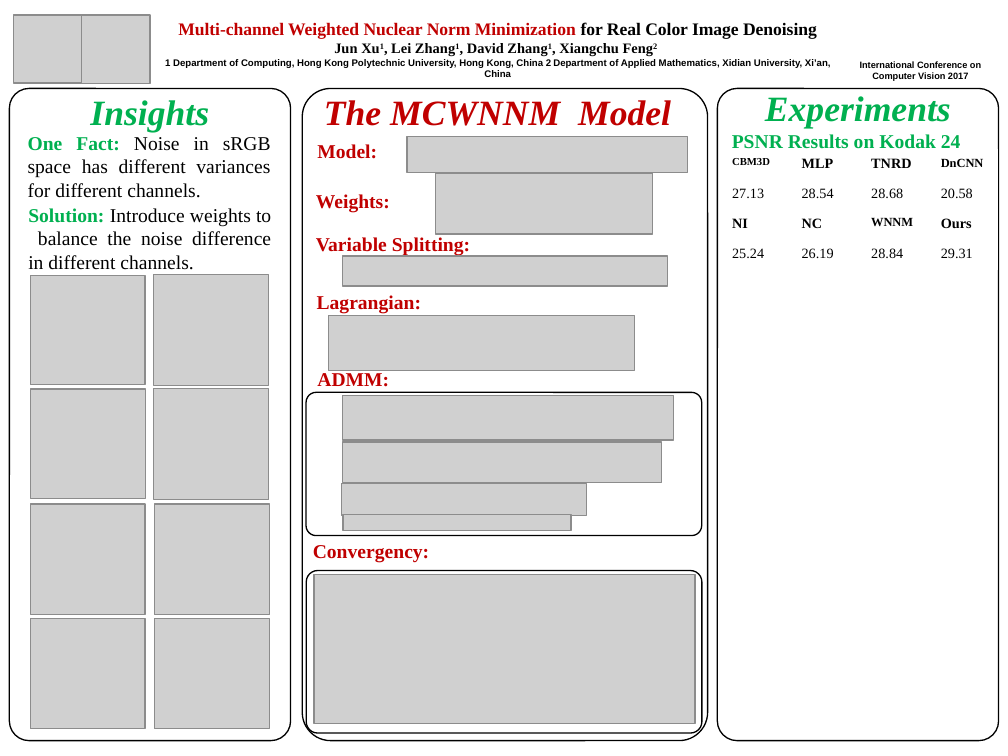
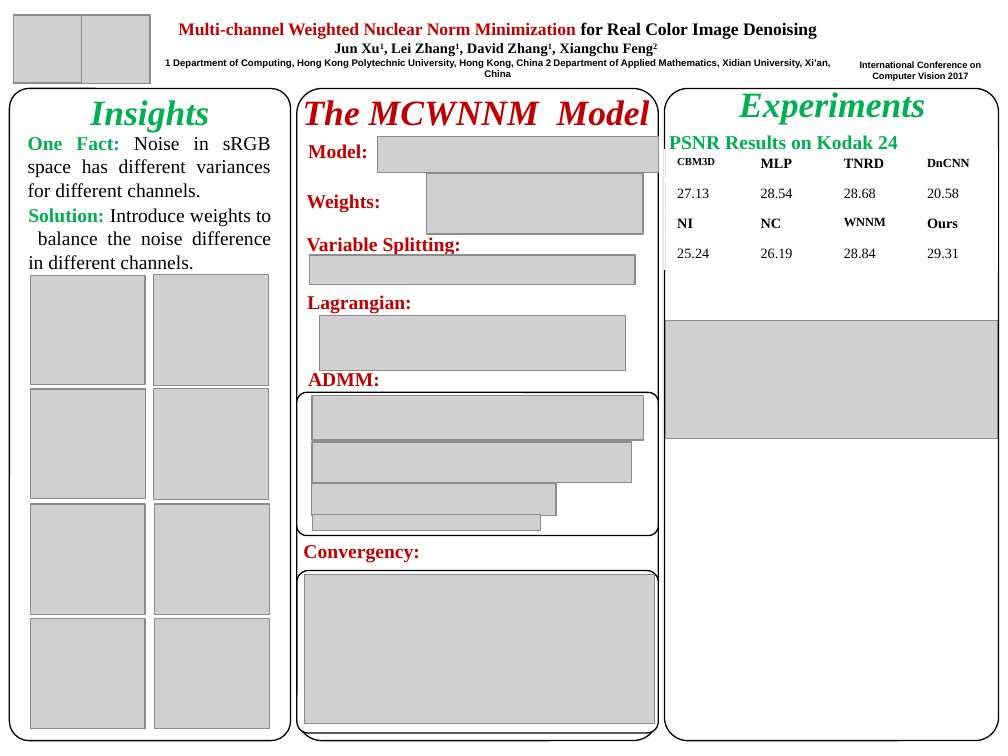
Before and after one commit to csjunxu/ICCV2017_PAPER1, a slide deck: slide 1 of iccv17_poster_template.pptx. Drawn at 1008x756 pixels with LibreOffice and Linux fonts; fonts in the diff are those of the drawing; grey boxes stand for pictures; background and template pictures are left out. Boxes give left, top, right and bottom in pixels: in the first picture for what was removed or moved away, otherwise in the second. Text is boxed around its words. In the diff, an @@ line names an element or a change of style, - is before the commit and + after.

```diff
--- a/iccv17_poster_template.pptx
+++ b/iccv17_poster_template.pptx
@@ text "The MCWNNM Model": place and size @@
-text "The MCWNNM Model" at [324,100,671,126]
+text "The MCWNNM Model" at [303,97,650,126]
@@ rounded rectangle: place and size @@
-rounded rectangle at [302,88,708,742]
+rounded rectangle at [297,88,658,742]
@@ rounded rectangle: place and size @@
-rounded rectangle at [717,88,999,742]
+rounded rectangle at [665,88,999,742]
@@ text "Experiments": place and size @@
-text "Experiments" at [765,96,951,128]
+text "Experiments" at [739,88,925,123]
@@ text "PSNR Results on Kodak 24": place and size @@
-text "PSNR Results on Kodak 24" at [732,134,961,149]
+text "PSNR Results on Kodak 24" at [669,135,898,149]
@@ table: place and size @@
-table at [720,150,996,269]
+table at [665,150,998,269]
@@ 6 pictures: place and size @@
-6 pictures at [342,137,688,532]
+6 pictures at [310,137,658,532]
@@ picture added at [666,321,998,439] @@
@@ 6 texts, 2 pictures: place and size @@
-6 texts, 2 pictures at [313,144,652,563]
+6 texts, 2 pictures at [303,144,643,563]
@@ rounded rectangle: place and size @@
-rounded rectangle at [306,393,702,537]
+rounded rectangle at [297,393,658,537]
@@ rounded rectangle: place and size @@
-rounded rectangle at [306,571,702,734]
+rounded rectangle at [297,571,658,734]
@@ picture: place and size @@
-picture at [314,575,695,725]
+picture at [305,575,654,725]
```
